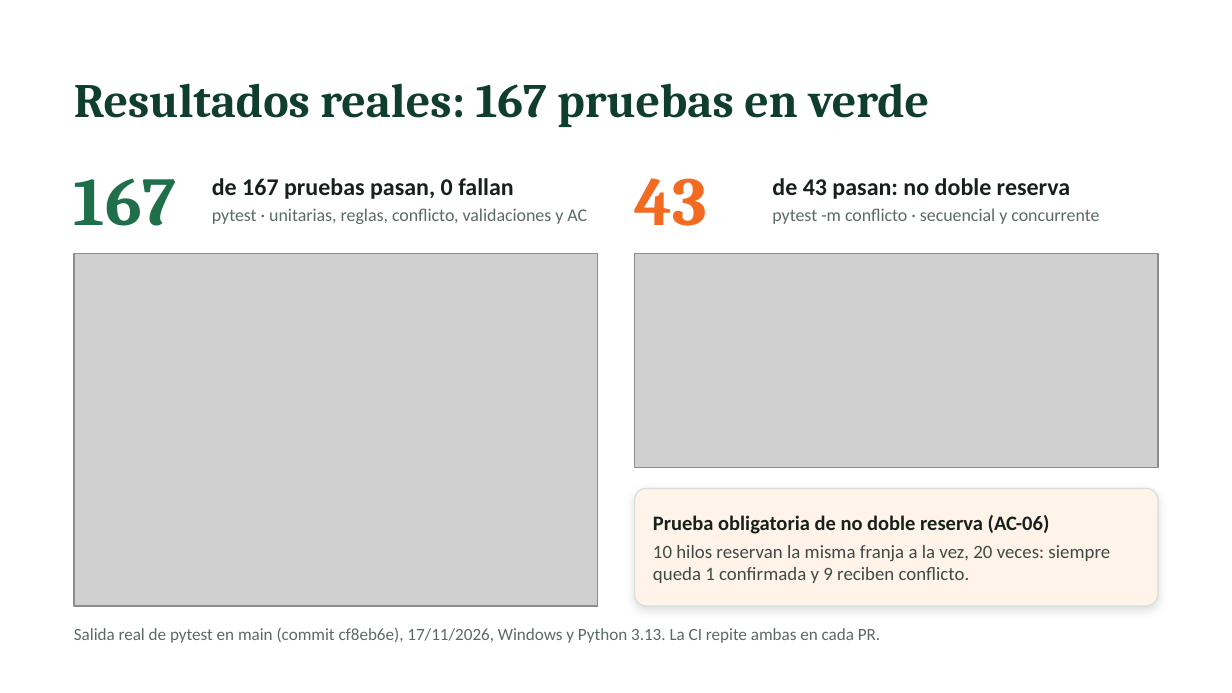
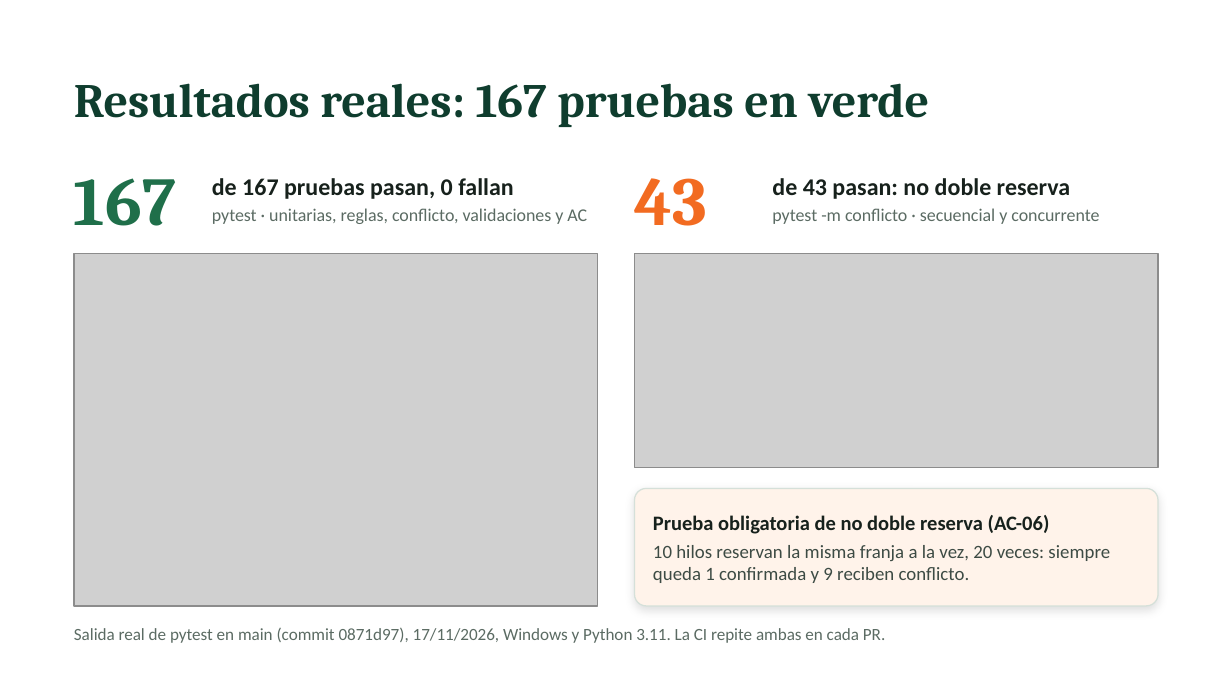
Before and after one commit to kelvinhe04/sistema-reservas-sdd, a slide deck: slide 10 of docs/material/presentacion.pptx. Drawn at 1232x693 pixels with LibreOffice and Linux fonts; fonts in the diff are those of the drawing; grey boxes stand for pictures. Boxes give left, top, right and bottom in pixels: in the first picture for what was removed or moved away, otherwise in the second. Text is boxed around its words. In the diff, an @@ line names an element or a change of style, - is before the commit and + after.

```diff
--- a/docs/material/presentacion.pptx
+++ b/docs/material/presentacion.pptx
@@ text at (74,628,885,643): text changed @@
-Salida real de pytest en main (commit cf8eb6e), 17/11/2026, Windows y Python 3.13. La CI repite ambas en cada PR.
+Salida real de pytest en main (commit 0871d97), 17/11/2026, Windows y Python 3.11. La CI repite ambas en cada PR.
```
Also in this commit, not shown: 2 other files.
